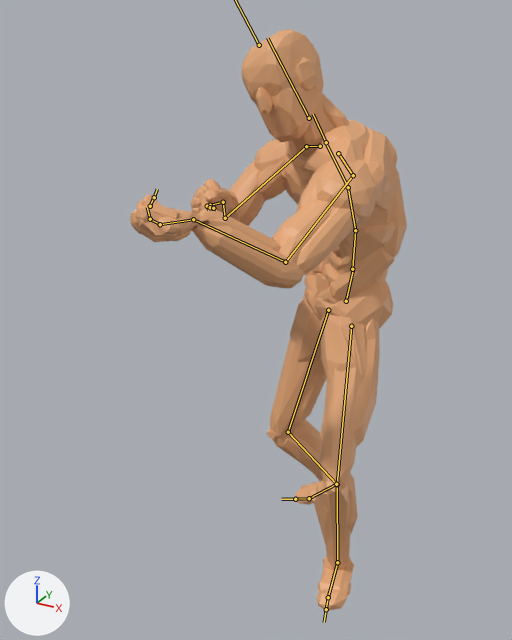
What one commit did to the FBX model Assets/Old/Mixamo/Strafe Right.fbx.
The view is the same before and after, from a 50 mm lens placed at (0.754, -1.923, 1.706), pointed at (-0.156, -0.268, 0.879). The axes (+X, +Y, +Z) are drawn at lower left. The lights are the same throughout. Both versions are drawn at frame 1 of the action 'mixamo.com'; the numbers are the values there. The bones that bend it are drawn over the model as lines.

Names of what the first picture shows: 'Mesh Arm L.013', 'Mesh Arm R.007', 'Mesh Leg L.010', 'Mesh Leg R.009', 'Mesh Torso.009'.
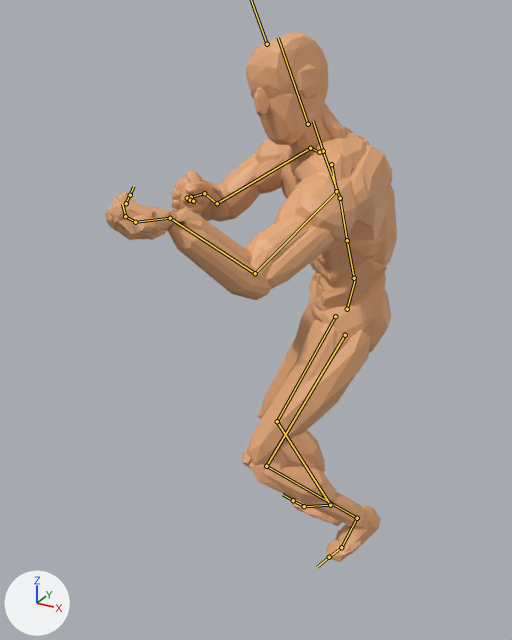
What the commit changed:
Bone 'mixamorig:Hips' (bone_mixamorig_hips) moves from (301.0, -5.9, -1.5) to (301.9, -8.1, -0.3).
Bone 'mixamorig:Hips' (bone_mixamorig_hips) turns from (-15, -40, 3) to (-13, -57, 2) degrees about its own x, y and z.
Bone 'mixamorig:Spine' (bone_mixamorig_spine) turns from (8, 0, -1) to (22, 9, 5) degrees about its own x, y and z.
Bone 'mixamorig:Spine1' (bone_mixamorig_spine1) turns from (16, 0, -1) to (2, 0, -7) degrees about its own x, y and z.
Bone 'mixamorig:Spine2' (bone_mixamorig_spine2) turns from (16, 0, -1) to (11, -4, -3) degrees about its own x, y and z.
Bone 'mixamorig:LeftArm' (bone_mixamorig_leftarm) turns from (26, -34, 30) to (25, -36, 25) degrees about its own x, y and z.
Bone 'mixamorig:LeftForeArm' (bone_mixamorig_leftforearm) turns from (55, -14, -8) to (58, -15, -7) degrees about its own x, y and z.
Bone 'mixamorig:LeftHand' (bone_mixamorig_lefthand) turns from (33, -131, -54) to (42, -134, -66) degrees about its own x, y and z.
Bone 'mixamorig:RightArm' (bone_mixamorig_rightarm) turns from (48, 1, -71) to (47, 5, -75) degrees about its own x, y and z.
Bone 'mixamorig:RightForeArm' (bone_mixamorig_rightforearm) turns from (84, 28, 3) to (78, 25, 4) degrees about its own x, y and z.
Bone 'mixamorig:RightHand' (bone_mixamorig_righthand) turns from (-51, 39, -30) to (-48, 50, -30) degrees about its own x, y and z.
Bone 'mixamorig:LeftUpLeg' (bone_mixamorig_leftupleg) turns from (5, -48, 16) to (19, -7, 7) degrees about its own x, y and z.
Bone 'mixamorig:LeftLeg' (bone_mixamorig_leftleg) turns from (-23, -2, 0) to (-67, 3, 2) degrees about its own x, y and z.
Bone 'mixamorig:LeftFoot' (bone_mixamorig_leftfoot) turns from (-7, -1, 1) to (-4, -2, 0) degrees about its own x, y and z.
Bone 'mixamorig:RightUpLeg' (bone_mixamorig_rightupleg) turns from (0, -6, -5) to (10, 28, -2) degrees about its own x, y and z.
Bone 'mixamorig:RightLeg' (bone_mixamorig_rightleg) turns from (-29, 2, 1) to (-38, -9, 0) degrees about its own x, y and z.
Bone 'mixamorig:RightFoot' (bone_mixamorig_rightfoot) turns from (16, 13, -10) to (14, 10, -20) degrees about its own x, y and z.

Where the change shows, as pixel boxes [x1, y1, x2, y2] in the pictures (512 x 640 px):
'Mesh Torso.009', posed (9% narrower, 6% taller): before [241, 29, 407, 329]; after [246, 33, 397, 352]
'Mesh Leg L.010', posed (109% wider, 18% shorter): before [314, 314, 380, 611]; after [242, 319, 381, 562]
'Mesh Arm L.013', posed: before [130, 160, 377, 289]; after [105, 174, 358, 300]
'Mesh Leg R.009', posed: before [266, 296, 327, 505]; after [257, 303, 342, 526]
'Mesh Arm R.007', posed: before [191, 139, 288, 226]; after [171, 139, 286, 222]
bone 'mixamorig:Hips', root to tip: before (346, 301) to (353, 270); after (347, 309) to (355, 280)
bone 'mixamorig:Spine', root to tip: before (352, 269) to (355, 230); after (354, 278) to (347, 240)
bone 'mixamorig:Spine1', root to tip: before (355, 230) to (348, 187); after (347, 240) to (340, 198)
bone 'mixamorig:Spine2', root to tip: before (348, 187) to (327, 145); after (340, 198) to (323, 153)
bone 'mixamorig:LeftArm', root to tip: before (353, 175) to (285, 262); after (336, 191) to (255, 273)
bone 'mixamorig:LeftForeArm', root to tip: before (285, 262) to (193, 219); after (255, 273) to (170, 218)
bone 'mixamorig:LeftHand', root to tip: before (193, 219) to (160, 224); after (170, 218) to (135, 222)
bone 'mixamorig:RightArm', root to tip: before (306, 146) to (225, 218); after (310, 148) to (217, 203)
bone 'mixamorig:RightForeArm', root to tip: before (225, 218) to (223, 202); after (217, 203) to (204, 193)
bone 'mixamorig:RightHand', root to tip: before (223, 202) to (210, 205); after (204, 193) to (191, 197)
bone 'mixamorig:LeftUpLeg', root to tip: before (351, 326) to (337, 484); after (345, 335) to (266, 466)
bone 'mixamorig:LeftLeg', root to tip: before (337, 484) to (337, 562); after (266, 466) to (357, 518)
bone 'mixamorig:LeftFoot', root to tip: before (337, 562) to (328, 597); after (357, 518) to (341, 547)
bone 'mixamorig:RightUpLeg', root to tip: before (328, 310) to (288, 432); after (335, 316) to (277, 421)
bone 'mixamorig:RightLeg', root to tip: before (288, 432) to (336, 484); after (277, 421) to (330, 505)
bone 'mixamorig:RightFoot', root to tip: before (336, 484) to (309, 498); after (330, 505) to (304, 506)
